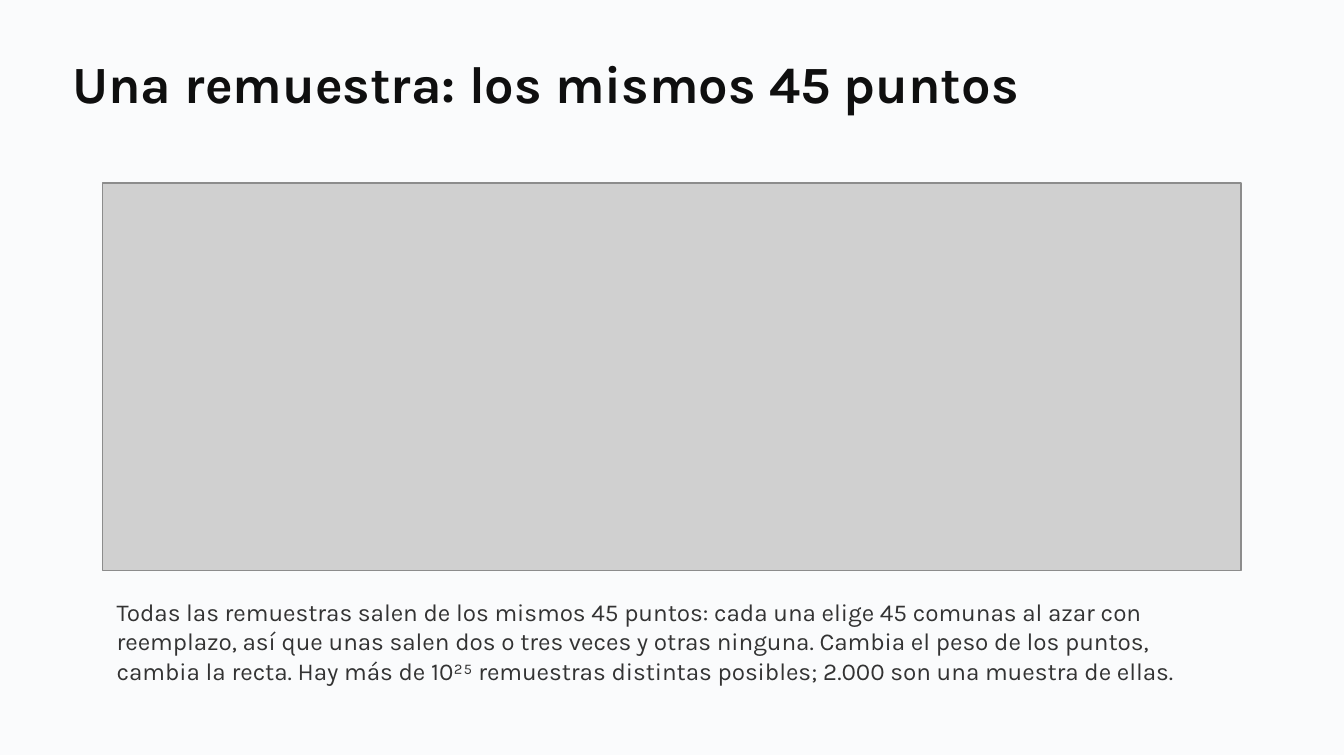
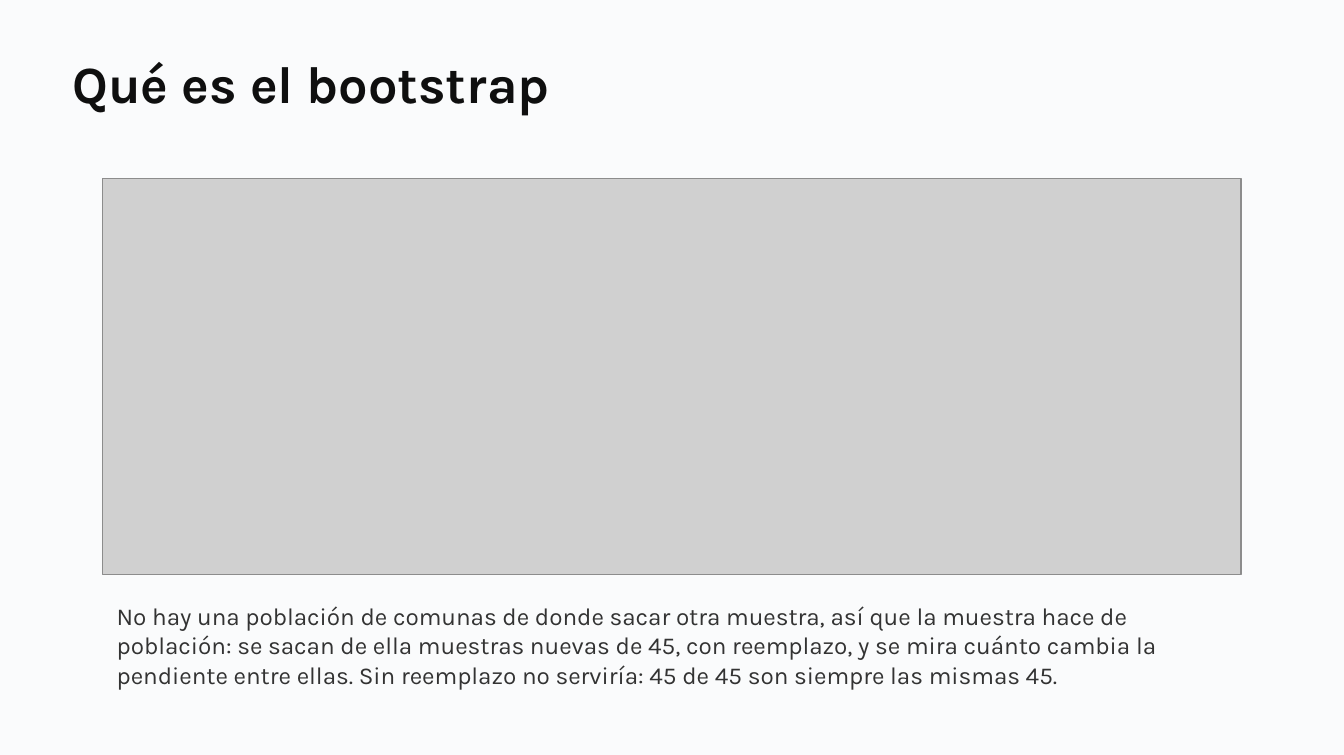
Before and after one commit to daniopitz/diplomado-cdd, a slide deck: slide 22 of presentaciones/clase05_probabilidad_inferencia.pptx. Drawn at 1344x755 pixels with LibreOffice and Linux fonts; fonts in the diff are those of the drawing; grey boxes stand for pictures. Boxes give left, top, right and bottom in pixels: in the first picture for what was removed or moved away, otherwise in the second. Text is boxed around its words. In the diff, an @@ line names an element or a change of style, - is before the commit and + after.

```diff
--- a/presentaciones/clase05_probabilidad_inferencia.pptx
+++ b/presentaciones/clase05_probabilidad_inferencia.pptx
@@ text at <box>72,62,550,115</box>: text changed @@
-Una remuestra: los mismos 45 puntos
+Qué es el bootstrap
@@ picture: place and size @@
-picture at <box>102,183,1241,571</box>
+picture at <box>102,179,1241,575</box>
@@ text at <box>117,606,1156,690</box>: text changed @@
-Todas las remuestras salen de los mismos 45 puntos: cada una elige 45 comunas al azar con reemplazo, así que unas salen dos o tres veces y otras ninguna. Cambia el peso de los puntos, cambia la recta. Hay más de 10²⁵ remuestras distintas posibles; 2.000 son una muestra de ellas.
+No hay una población de comunas de donde sacar otra muestra, así que la muestra hace de población: se sacan de ella muestras nuevas de 45, con reemplazo, y se mira cuánto cambia la pendiente entre ellas. Sin reemplazo no serviría: 45 de 45 son siempre las mismas 45.
```
Also in this commit, not shown: 2 slides added, 3 other files.
